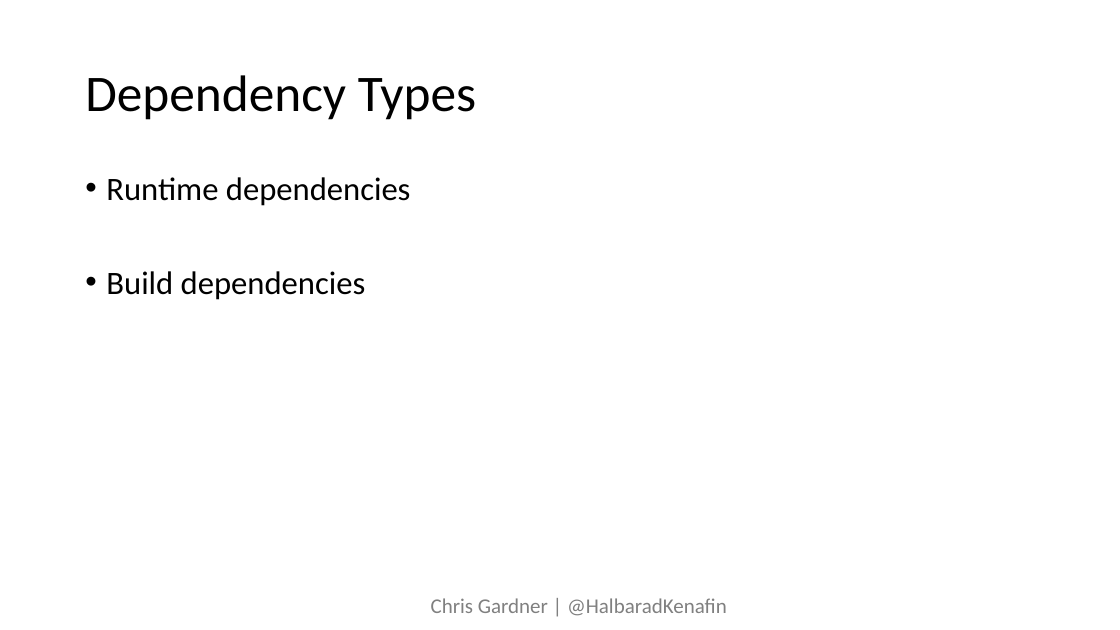
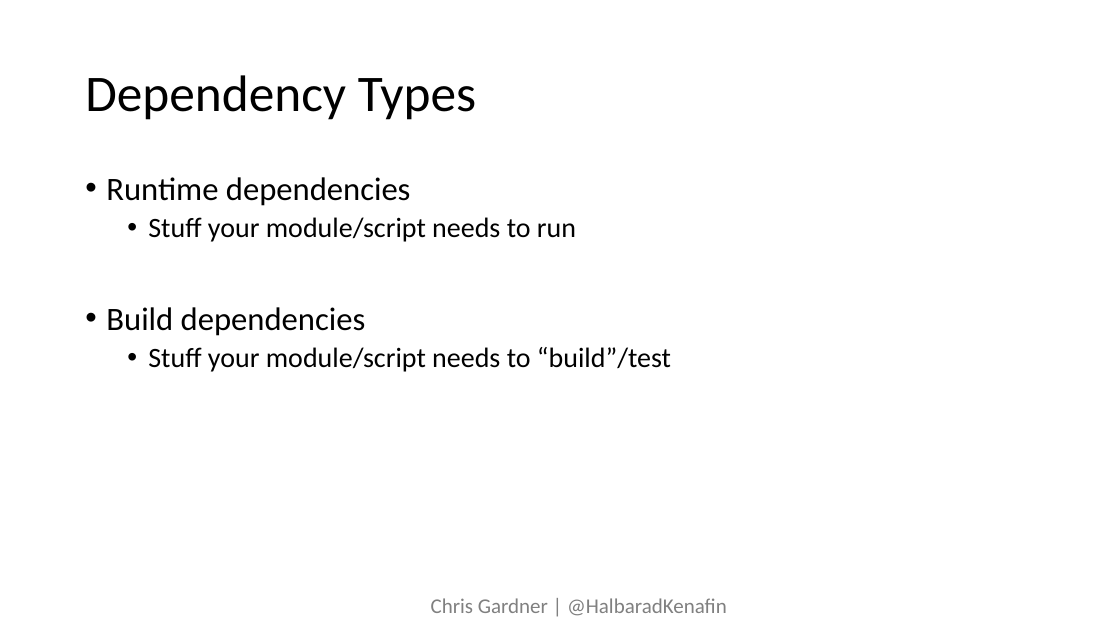
Before and after one commit to ChrisLGardner/presentations, a slide deck: slide 5 of lean-on-me/Lean on me.pptx (slide 9 before the commit). Drawn at 1120x630 pixels with LibreOffice and Linux fonts; fonts in the diff are those of the drawing. Boxes give left, top, right and bottom in pixels: in the first picture for what was removed or moved away, otherwise in the second. Text is boxed around its words. In the diff, an @@ line names an element or a change of style, - is before the commit and + after.

```diff
--- a/lean-on-me/Lean on me.pptx
+++ b/lean-on-me/Lean on me.pptx
@@ text at (148,217,576,242): paragraph added @@
+  • Stuff your module/script needs to run
@@ text at (148,347,671,372): paragraph added @@
+  • Stuff your module/script needs to “build”/test
```
Also in this commit, not shown: 4 other slides changed, 1 slide removed.
